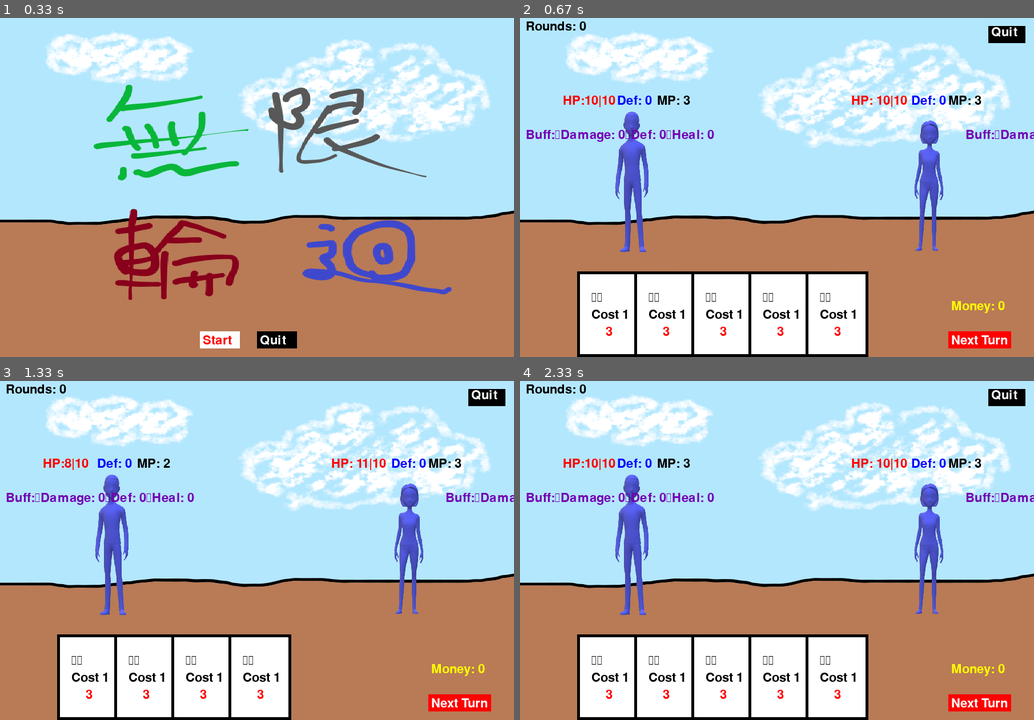
Above: before the commit, frames 1-4 (two rows, left to right).
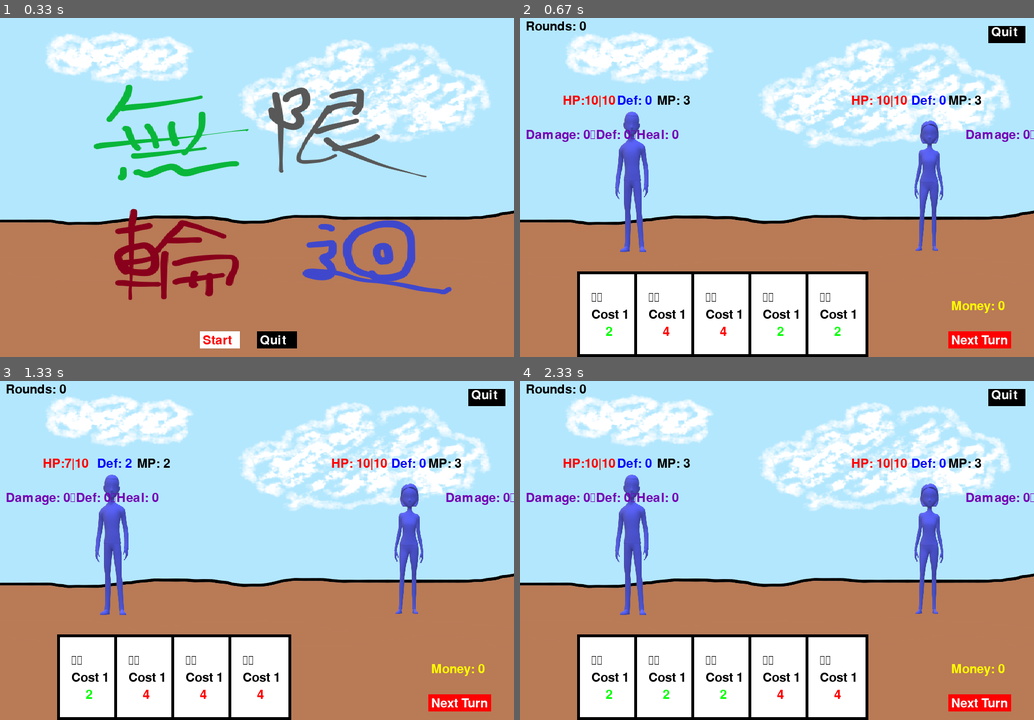
Above: after the commit, the same moments.

Repository: razersword21/pygame-card
Game: pygame game, started from main.py
Same seed, same stepped clock (60 frames per second), same inputs: the game is played once before the commit and once after it.
Inputs (mouse positions are in pixels of both pictures, inside the frame that each line leads up to):
- Up to frame 1 (0.33 s): no input
- Up to frame 2 (0.67 s): press the mouse at (741, 340) at 0.37 s; move the mouse to (746, 214) at 0.47 s; release the mouse at (756, 92) at 0.6 s
- Up to frame 3 (1.33 s): press the mouse at (457, 703) at 0.7 s; move the mouse to (375, 662) at 0.8 s; release the mouse at (298, 621) at 0.93 s; click (190, 570) at 1.05 s
- Up to frame 4 (2.33 s): click (669, 492) at 1.38 s; press the mouse at (1008, 397) at 1.7 s; move the mouse to (797, 469) at 1.8 s; release the mouse at (586, 540) at 1.93 s; press the mouse at (741, 703) at 2.03 s; move the mouse to (828, 686) at 2.13 s; release the mouse at (920, 672) at 2.27 s

Frame 1 is identical in both runs. In frame 2, 0.9% of the frame differs, in the area x 1-100%, y 32-94%; in frame 3, 1.0%, in the area x 1-100%, y 22-94%; in frame 4, 0.9%.

Commit message:
updata v1

Diff:
--- a/card_process.py
+++ b/card_process.py
@@ -61,7 +61,7 @@
     for i,card_num in enumerate(card_type_number):
         for _ in range(card_num):
             if i == 0:
-                card_deck.extend([Card(deck_index,params.card_name_list[i],params.card_type_list[i],1,3,0,0,None)])
+                card_deck.extend([Card(deck_index,params.card_name_list[i],params.card_type_list[i],1,4,0,0,None)])
             else:
                 card_deck.extend([Card(deck_index,params.card_name_list[i],params.card_type_list[i],1,0,2,0,None)])
             deck_index+=1
@@ -84,17 +84,17 @@
                             else:
                                 person.hp -= buff['fire'][1]+enemy.damage_buff
                             buff['fire'][0]-=1
+                            if buff['fire'][0] == 0:
+                                person.buff.pop(i)
                         case 'turtle':
                             buff['turtle'][0]-=1
+                            if buff['turtle'][0] == 0:
+                                person.defense_buff-=2
+                                person.heal_buff-=2
+                                person.buff.pop(i)
                 else:
                     if buff[card_type][1] > 0:
                         person.defense_buff+=2
                         person.heal_buff+=2
                         buff[card_type][1]-=1
-            else:
-                key = list(buff.keys())[0]
-                if key == 'turtle':
-                    person.defense_buff-=2
-                    person.heal_buff-=2
-                person.buff.pop(i)
     return person
--- a/choose.py
+++ b/choose.py
@@ -16,20 +16,20 @@
     value,add_hp = 0,0
     chose_card = None
     if rounds % 5 != 0:
-        new_card = random.choice(normal_deck)
         add_hp = param.add_hp
         add_value = param.add_value
     else:
         add_hp = param.add_hp*2
         add_value = param.add_value*2
-        new_card = random.choice(high_level_deck)
 
-    options = [add_hp,add_value,new_card]
+    options = [add_hp,add_value]
     out_option = []
     chose_option = []
+    new_card_deck = random.choices(normal_deck+high_level_deck,k=3)
+    options.extend(new_card_deck)
     for i in range(3):
-        ops = random.choice(options)
-        out_option.append(ops)
+        ops = random.choices(options,weights=[0.3,0.1,0.2,0.2,0.2])
+        out_option.append(ops[0])
 
     while choosing:
         win.blit(bg.bg_big, bg.rect)
@@ -42,16 +42,16 @@
         pygame.draw.rect(win, WHITE , choose_btn2)
         choose_btn3 = pygame.Rect(650, 240, 200, 300)
         pygame.draw.rect(win, WHITE , choose_btn3)
-        start_x = [100,400,680]
+        start_x = [100,400,700]
         for i,op in enumerate(out_option):
             if op == add_hp:
                 choose_text1 = font_list[0].render("血量增加", True, BLACK)
-                win.blit(choose_text1, (start_x[i]-20, 300))
+                win.blit(choose_text1, (start_x[i], 300))
                 choose_text1 = font_list[1].render("+"+str(add_hp), True, BLACK)
                 win.blit(choose_text1, (start_x[i]+20, 400))
                 chose_option.append('hp')
             elif op == add_value:
-                choose_text2 = font_list[0].render("全屬性增強", True, BLACK)
+                choose_text2 = font_list[0].render("隨機屬性增強", True, BLACK)
                 win.blit(choose_text2, (start_x[i]-10, 300))
                 choose_text2_1 = font_list[0].render("傷害+1", True, BLACK)
                 win.blit(choose_text2_1, (start_x[i], 350))
@@ -62,11 +62,11 @@
                 chose_option.append('all')
             else:
                 choose_text3 = font_list[0].render("增加特殊卡", True, BLACK)
-                win.blit(choose_text3, (start_x[i], 300))
-                card_text1 = font_list[0].render(new_card.name, True, BLACK)
-                win.blit(card_text1, (start_x[i], 350))
-                card_text2 = font_list[0].render(new_card.special, True, BLACK)
-                win.blit(card_text2, (start_x[i], 400))
+                win.blit(choose_text3, (start_x[i]-20, 300))
+                card_text1 = font_list[0].render(op.name, True, BLACK)
+                win.blit(card_text1, (start_x[i], 340))
+                card_text2 = font_list[0].render(op.special, True, BLACK)
+                win.blit(card_text2, (start_x[i]-40, 400))
                 chose_option.append('card')
 
         for event in pygame.event.get():
@@ -86,7 +86,12 @@
                     case 'all':
                         value = add_value
                     case 'card':
-                        chose_card = new_card
+                        if pos[0] >= 50 and pos[0] <= 250:
+                            chose_card = new_card_deck[0]
+                        elif pos[0] >= 350 and pos[0] <= 550:
+                            chose_card = new_card_deck[1]
+                        else:
+                            chose_card = new_card_deck[2]
                 choosing = False
         pygame.display.flip()
     return choose_buff,value,chose_card
--- a/game.py
+++ b/game.py
@@ -8,21 +8,20 @@
 logging.basicConfig(level=logging.INFO)
 
 def set_enemy(enemy):
-    x = random.randint(0,3)
-    match x:
-        case 0:
-            enemy.max_hp += params.add_hp
-            logging.info(enemy.name+' 對於 hp 增強了!')
-        case 1:
-            enemy.damage_buff += params.add_value
-            logging.info(enemy.name+' 對於 damage 增強了!')
-        case 2:
-            enemy.defense_buff += params.add_value
-            enemy.heal_buff += params.add_value
-            logging.info(enemy.name+' 對於 defense & heal 增強了!')
-        case 3:
-            enemy.max_magic += params.add_value
-            logging.info(enemy.name+' 對於 magic 增強了!')
+    x = random.randint(0,100)
+    if x <= 35:
+        enemy.max_hp += params.add_hp
+        logging.info(enemy.name+' 對於 hp 增強了!')
+    if x > 45 and x < 55:
+        enemy.damage_buff += params.add_value
+        logging.info(enemy.name+' 對於 damage 增強了!')
+    if x >= 55:
+        enemy.defense_buff += params.add_value
+        enemy.heal_buff += params.add_value
+        logging.info(enemy.name+' 對於 defense & heal 增強了!')
+    if x > 35 and x < 45:
+        enemy.max_magic += params.add_value
+        logging.info(enemy.name+' 對於 magic 增強了!')
     enemy.hp = enemy.max_hp
     enemy.magic = enemy.max_magic
     return enemy
@@ -33,15 +32,21 @@
         main_role.money += random.randint(50,100)
         logging.info(main_role.name+' 對於 Hp 增強了!')
     elif choose == 'all':
-        main_role.damage_buff += add_value
-        main_role.defense_buff += add_value
-        main_role.heal_buff += add_value
+        y = random.randint(0,2)
+        match y:
+            case 0:
+                main_role.damage_buff += add_value
+                choose = 'damage'
+            case 1:
+                main_role.defense_buff += add_value
+                choose = 'defense'
+            case 2:
+                main_role.heal_buff += add_value
+                choose = 'heal'
         main_role.money += random.randint(50,100)
-        choose = '全屬性'
-        logging.info(main_role.name+' 對於 全屬性 增強了!')
+        logging.info(main_role.name+' 對於 '+choose+' 屬性增強了!')
     elif choose == '':
         main_role.money += params.add_pass_money
-        choose = '錢幣'
         logging.info(main_role.name+'放棄選擇 ， 獲得錢幣 +200 !')
     else:
         logging.info(main_role.name+' 選擇特殊卡 !')
@@ -88,7 +93,7 @@
         player_de_text = font_list[0].render("Def: "+str(main_role.de), True, BLUE)
         player_mp_text = font_list[0].render("MP: "+str(main_role.magic), True, BLACK)
         player_money_text = font_list[0].render("Money: "+str(main_role.money), True, YELLOW)
-        player_value_text = font_list[0].render("Buff:\nDamage: "+str(main_role.damage_buff)+'\nDef: '
+        player_value_text = font_list[0].render("Damage: "+str(main_role.damage_buff)+'\nDef: '
                                         +str(main_role.defense_buff)+'\nHeal: '+str(main_role.heal_buff), True, PURPLE)
         win.blit(player_hp_text, (75, 140))
         win.blit(player_de_text, (170, 140))
@@ -99,7 +104,7 @@
         enemy_hp_text = font_list[0].render("HP: "+str(enemy.hp)+"|"+str(enemy.max_hp), True, RED)
         enemy_de_text = font_list[0].render("Def: "+str(enemy.de), True, BLUE)
         enemy_mp_text = font_list[0].render("MP: "+str(enemy.magic), True, BLACK)
-        enemy_value_text = font_list[0].render("Buff:\nDamage: "+str(enemy.damage_buff)+'\nDef: '
+        enemy_value_text = font_list[0].render("Damage: "+str(enemy.damage_buff)+'\nDef: '
                                         +str(enemy.defense_buff)+'\nHeal: '+str(enemy.heal_buff), True, PURPLE)
         win.blit(enemy_hp_text, (580, 140))
         win.blit(enemy_de_text, (685, 140))
@@ -173,12 +178,12 @@
                                 new_drop = [little_knife,little_knife]
                                 current_cards.extend(new_drop)
                             case 'turtle':
-                                main_role.buff.append({'turtle':[card.lasting,1]})
+                                main_role.buff.append({'turtle':[main_card.lasting,1]})
                                 check_person_buff(main_role,enemy,'turtle')
                         logging.info(main_role.name+' 打出 '+main_card.name+' '+str(max(main_card.do_to_other+main_role.damage_buff,main_card.do_for_self+main_role.defense_buff))+' | '
                                 +'剩餘卡牌:'+str(len(main_remain_deck))+' | 用過卡牌:'+str(len(main_used_cards))+'\n'
-                                +main_role.name+' 狀態: Hp '+str(main_role.hp)+' De '+str(main_role.de)+' Mp '+str(main_role.magic)+' Buff '+str(main_role.buff)+'\n'
-                                +enemy.name+' 狀態: Hp '+str(enemy.hp)+' De '+str(enemy.de)+' Mp '+str(enemy.magic)+' Buff '+str(enemy.buff))
+                                +main_role.name+' 狀態: Hp '+str(main_role.hp)+' De '+str(main_role.de)+' de_b '+str(main_role.defense_buff)+' Buff '+str(main_role.buff)+'\n'
+                                +enemy.name+' 狀態: Hp '+str(enemy.hp)+' De '+str(enemy.de)+' de_b '+str(enemy.defense_buff)+' Buff '+str(enemy.buff))
         if GAME_CONTROL:
             if player_turn:
                 for i in range(len(current_cards)):
@@ -188,7 +193,7 @@
                 current_card_index = 0
                 if test == 0:
                     test = 1
-                    logging.info('--Player Turn--')
+                    logging.info('---------------Player Turn---------------')
             else:
                 # 玩家剩餘牌<5從用過的牌拉回
                 if len(main_remain_deck) < main_role.every_drop:
@@ -202,7 +207,7 @@
 
                 if test == 1:
                     check_person_buff(enemy,main_role)
-                    logging.info('--Enemy Turn--')
+                    logging.info('---------------Enemy Turn---------------')
                     test = 0
 
                 if enemy.magic > 0:
@@ -221,13 +226,13 @@
                             match card.type:
                                 case 'attack'|'fire'|'vampire'|'absorb':
                                     main_role,enemy = card_effect(main_role,card,enemy)
-                                    if enemy.hp <= 0:
-                                        enemy.hp = 0
+                                    if main_role.hp <= 0:
+                                        main_role.hp = 0
                                         GAME_CONTROL = False
                                 case 'defense'|'heal'|'guard':
                                     enemy,main_role = card_effect(enemy,card,main_role)
-                                    if main_role.hp > params.init_max_hp:
-                                        main_role.hp = params.init_max_hp
+                                    if enemy.hp > params.init_max_hp:
+                                        enemy.hp = params.init_max_hp
                                 case 'return'|'drop':
                                     pass
                                 case 'knife':
@@ -235,7 +240,7 @@
                                     main_role,enemy = card_effect(main_role,little_knife,enemy)
                                     main_role,enemy = card_effect(main_role,little_knife,enemy)
                                 case 'turtle':
-                                    main_role.buff.append({'turtle':[card.lasting,1]})
+                                    enemy.buff.append({'turtle':[card.lasting,1]})
                                     check_person_buff(enemy,main_role,'turtle')
                             logging.info(enemy.name+' 打出 '+card.name+' '+str(max(card.do_to_other+enemy.damage_buff,card.do_for_self))+' | '
                                         +'剩餘卡牌:'+str(len(enemy_remain_deck))+' | 用過卡牌:'+str(len(enemy_used_cards))+' \n'
@@ -249,7 +254,7 @@
                     check_person_buff(main_role,enemy)
 
         elif not GAME_CONTROL and enemy.hp == 0:
-            logging.warn('Next Round!')
+            logging.warn('********* Next Round *********')
             rounds += 1
             chose_buff,add_value,new_card = choose_normal(win,font_list,rounds)
             if new_card != None:
@@ -261,9 +266,9 @@
             current_cards = random.sample(main_remain_deck,main_role.every_drop)
 
             init_enemy_card_deck = init_card_deck(True)
-            if rounds % 5 != 0:
+            if rounds % 3 != 0:
                 new_add_enemy_card.append(random.choice(enemy_normal_deck))
-            else:
+            if rounds % 10 != 0:
                 new_add_enemy_card.append(random.choice(enemy_high_level_deck))
             enemy_remain_deck = init_enemy_card_deck.copy()
             enemy_remain_deck = enemy_remain_deck+new_add_enemy_card
--- a/objects.py
+++ b/objects.py
@@ -109,11 +109,13 @@
             card_last_text = FONT.render('Last: '+str(self.lasting), True, BLACK)
             win.blit(card_last_text,(statr_x+20+next_card+5,580+5))
           case 'vampire'|'absorb':
-            card_number_text = FONT.render('Damage: '+str(self.do_to_other), True, PURPLE)
-            win.blit(card_number_text,(statr_x+20+next_card+5,540+5))
-            card_last_text = FONT.render('Absorb: '+str(self.do_to_other), True, BLUE)
-            win.blit(card_last_text,(statr_x+20+next_card+5,580+5))
-
+            card_number_text = FONT.render('吸: '+str(self.do_to_other), True, PURPLE)
+            win.blit(card_number_text,(statr_x+5+next_card+5,540+5))
+            card_last_text = FONT.render('Get: '+str(self.do_to_other), True, BLUE)
+            win.blit(card_last_text,(statr_x+5+next_card+5,580+5))
           case 'little_knife'|'knife':
             card_number_text = FONT.render(self.special, True, RED)
             win.blit(card_number_text,(statr_x+10+next_card+5,530+5))
+          case 'turtle':
+            card_last_text = FONT.render('Last: '+str(self.lasting), True, BLACK)
+            win.blit(card_last_text,(statr_x+20+next_card+5,540+5))
--- a/params.py
+++ b/params.py
@@ -9,14 +9,14 @@
     fire_card = Card(-1,'燃燒','fire',1,2,0,2,'每回合燒敵人2hp\n 持續2回合')
     return_card = Card(-1,'重抽','return',1,0,0,0,'重新抽5張手牌')
     drop_card = Card(-1,"抽兩張",'drop',1,0,0,0,'多抽兩張')
-    turtle_card = Card(-1,'烏龜','turtle',1,0,0,3,'成為烏龜\n 防禦+2\n 治癒+2\n 傷害-2')
+    turtle_card = Card(-1,'烏龜','turtle',1,0,0,1,'成為烏龜\n 防禦+2\n 治癒+2\n 傷害-2')
     knife_card = Card(-1,'小刀*2','knife',1,0,0,0,'生成2張\n   小刀')
-    normal_deck = [turtle_card,knife_card] # drop_card,fire_card,return_card,
-
     Vampire_card = Card(-1,'壓榨','vampire',2,3,0,0,'造成3傷害\n 治癒自身3hp')
     magic_card = Card(-1,'吸魔','absorb',2,2,0,0,'吸取對方2Mp')
+    normal_deck = [Vampire_card,magic_card,drop_card,fire_card,return_card,knife_card,turtle_card] #
+
     guard_card = Card(-1,'神聖之盾','guard',2,0,2,0,'獲得自身防禦增強\n 2倍的盾')
-    high_level_deck = [Vampire_card,magic_card,guard_card]
+    high_level_deck = [guard_card]
 
 class params():
 
@@ -26,4 +26,4 @@
     add_pass_money = 200
     card_name_list = ['攻擊','防禦','治癒']
     card_type_list = ['attack','defense','heal']
-    card_type_number = [5,0,0]
+    card_type_number = [5,3,0]
